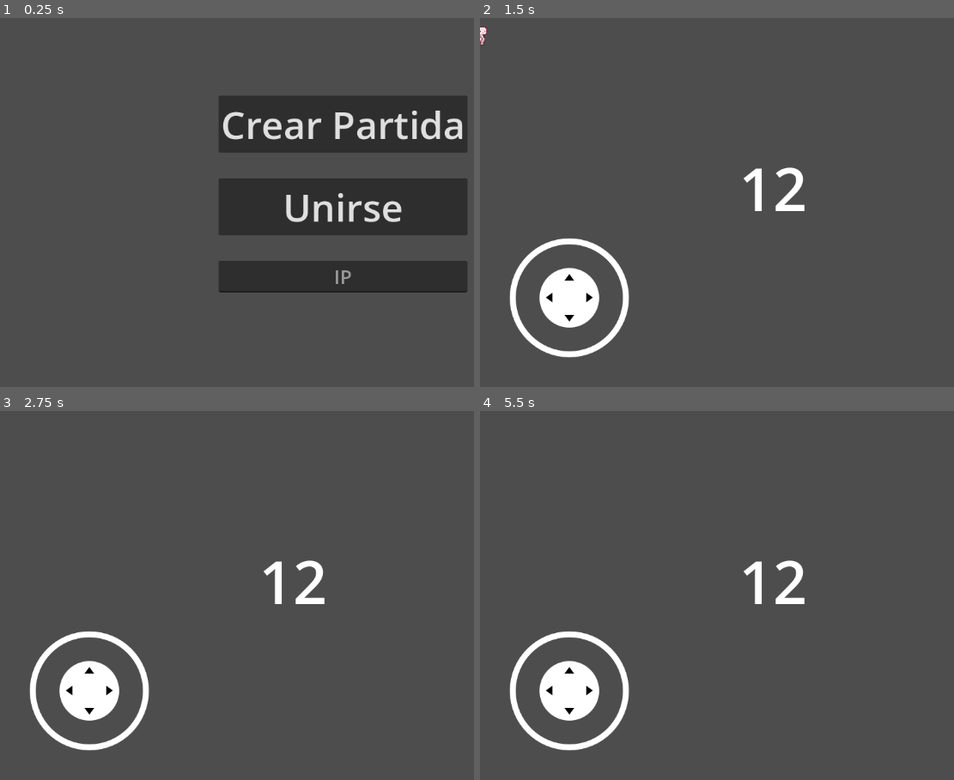
Above: before the commit, frames 1-4 (two rows, left to right).
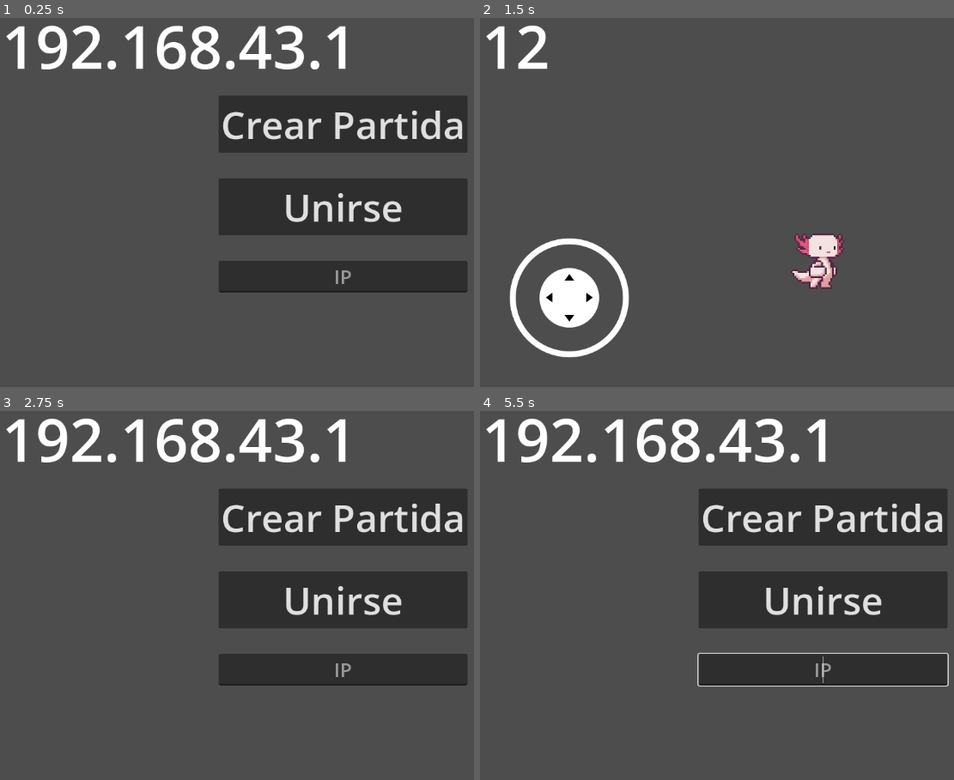
Above: after the commit, the same moments.

Repository: FelixGamerFG/Wasteland-Apocalypse-Zombies
Game: Godot game, scene res://scenes/main_scene.tscn
The game is run twice, just before and just after one commit, with the same random seed, the same clock (stepped at 60 frames per second) and the same inputs.
Inputs (mouse positions are in pixels of both pictures, inside the frame that each line leads up to):
- Up to frame 1 (0.25 s): no input
- Up to frame 2 (1.5 s): click (821, 276) at 0.52 s; type "12" at 0.6 s; click "Crear Partida" at 1.25 s
- Up to frame 3 (2.75 s): tap Enter (ui_accept) at 2, 2.1, 2.27, 2.57 s; move the mouse to (outside the picture) at 2.02 s; hold Right (ui_right) from 2.03 s (still down); click (outside the picture) at 2.17 s
- Up to frame 4 (5.5 s): release Right (ui_right) at 2.75 s; click (821, 599) at 2.75 s, where only the run after the commit has a clickable "Unirse"; tap Enter (ui_accept) at 3.5, 4.25, 4.35, 5 s; drag from (683, 606) to (788, 665) at 3.52 s; move the mouse to (892, 503) at 4.27 s; hold Left (ui_left) 4.28-5 s; drag from (788, 665) to (617, 529) at 5.02 s

The runs differ from the first frame. In frame 1, 3.1% of the frame differs, in the area x 1-74%, y 1-14%; in frame 2, 2.3%; in frame 3, 27%; in frame 4, 27%, in the area x 1-99%, y 1-93%.

Commit message:
Actualizacion de Multiplayer
El player ya se instancia correctamente, las camaras estan bien sincronizadas

Diff:
--- a/Scripts/MainsST/main_scene.gd
+++ b/Scripts/MainsST/main_scene.gd
@@ -8,12 +8,13 @@
 var IP_ADRESS = "localhost" #for gpa
 var PORT = 3500
 
-
 func _ready() -> void:
 	pass
 
 func _process(delta: float) -> void:
-	$textMap.text = IP_ADRESS
+	$CanvasLayer/textMap.text = IP_ADRESS
+	if Input.is_action_just_pressed("ui_accept"):
+		get_tree().reload_current_scene()
 
 ##Por ahora no funciona
 	if IP_edit.text == "":
@@ -36,7 +37,7 @@
 
 
 func _on_peer_connected(id : int = 1):
-	$textMap.visible = true
+	$CanvasLayer/textMap.visible = true
 	IP_ADRESS = IP_edit.text
 	var player_scene = preload("res://scenes/characters/players/pj.tscn").instantiate()
 	player_scene.name = str(id)
--- a/Scripts/charactersST/player.gd
+++ b/Scripts/charactersST/player.gd
@@ -5,6 +5,9 @@
 
 @export var joystick_left : VirtualJoystick
 @onready var Anim = $Anim
+@onready var Camara = $Camara
+
+@onready var Skin2d : Sprite2D = $Sprite2D
 
 var move_vector = Vector2.ZERO
 
@@ -18,12 +21,17 @@
 
 
 	if !is_multiplayer_authority(): return
+	## Script para darle autoridad a la camara de cada jugador
+	Camara.enabled = true
+
 
 	if velocity.x > 0 && velocity.y == 0:
 		Anim.play("CAMIMAR")
+		Skin2d.flip_h = false
 
 	if velocity.x < 0 && velocity.y == 0:
 		Anim.play("CAMINAR")
+		Skin2d.flip_h = true
 
 	if velocity.x == 0:
 		Anim.play("QUIETO")
@@ -43,8 +51,8 @@
 		velocity.y += grav
 
 	#salto
-	if is_on_floor():
-		velocity.y = -grav
+	"""if is_on_floor():
+		velocity.y = -grav"""
 
 	#movimientos horizontales
 	velocity.x = Input.get_axis("ui_left","ui_right") * speed
--- a/project.godot
+++ b/project.godot
@@ -10,7 +10,7 @@
 
 [application]
 
-config/name="Multiplayer"
+config/name="Wasteland-Apocalypse-Zombies"
 run/main_scene="res://scenes/main_scene.tscn"
 config/features=PackedStringArray("4.3", "GL Compatibility")
 config/icon="res://icon.svg"
--- a/scenes/characters/players/pj.tscn
+++ b/scenes/characters/players/pj.tscn
@@ -11,7 +11,7 @@
 properties/1/path = NodePath("Anim:current_animation")
 properties/1/spawn = true
 properties/1/replication_mode = 1
-properties/2/path = NodePath("Camara:position_smoothing_enabled")
+properties/2/path = NodePath("Sprite2D:flip_h")
 properties/2/spawn = true
 properties/2/replication_mode = 1
 
@@ -72,6 +72,9 @@
 "RESET": SubResource("Animation_7wob4")
 }
 
+[sub_resource type="RectangleShape2D" id="RectangleShape2D_t5xkd"]
+size = Vector2(20, 30)
+
 [node name="PJ" type="CharacterBody2D"]
 script = ExtResource("1_ewq7v")
 
@@ -96,8 +99,12 @@
 }
 
 [node name="Camara" type="Camera2D" parent="."]
-position = Vector2(0, -33)
+position = Vector2(2, 1)
 enabled = false
 zoom = Vector2(3, 3)
 position_smoothing_enabled = true
 position_smoothing_speed = 6.0
+
+[node name="CollisionShape2D" type="CollisionShape2D" parent="."]
+position = Vector2(0, 3)
+shape = SubResource("RectangleShape2D_t5xkd")
--- a/scenes/main_scene.tscn
+++ b/scenes/main_scene.tscn
@@ -1,6 +1,9 @@
-[gd_scene load_steps=2 format=3 uid="uid://bcpwqxjp3guwp"]
+[gd_scene load_steps=3 format=3 uid="uid://bcpwqxjp3guwp"]
 
 [ext_resource type="Script" path="res://Scripts/MainsST/main_scene.gd" id="1_2832d"]
+
+[sub_resource type="RectangleShape2D" id="RectangleShape2D_v1k1n"]
+size = Vector2(1185, 20)
 
 [node name="main_scene" type="Node"]
 script = ExtResource("1_2832d")
@@ -35,14 +38,23 @@
 alignment = 1
 
 [node name="MultiplayerSpawner" type="MultiplayerSpawner" parent="."]
+_spawnable_scenes = PackedStringArray("res://scenes/characters/players/pj.tscn")
 spawn_path = NodePath("..")
 
-[node name="textMap" type="Label" parent="."]
-visible = false
-offset_left = 435.0
-offset_top = 245.0
-offset_right = 735.0
-offset_bottom = 382.0
+[node name="StaticBody2D" type="StaticBody2D" parent="."]
+position = Vector2(-13, 571)
+
+[node name="CollisionShape2D" type="CollisionShape2D" parent="StaticBody2D"]
+position = Vector2(582.5, 0)
+shape = SubResource("RectangleShape2D_v1k1n")
+
+[node name="CanvasLayer" type="CanvasLayer" parent="."]
+
+[node name="textMap" type="Label" parent="CanvasLayer"]
+offset_left = 3.0
+offset_top = 6.0
+offset_right = 303.0
+offset_bottom = 143.0
 theme_override_font_sizes/font_size = 100
 text = "mapa "
 
Not shown: 1 places in scenes/characters/players/pj.tscn that only renumber resources
